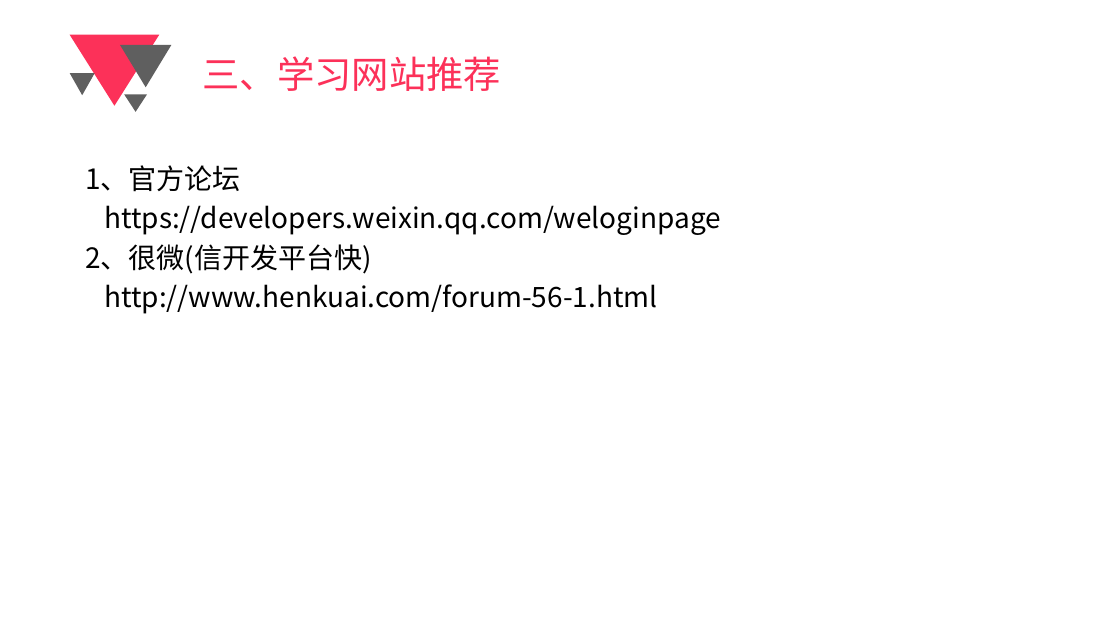
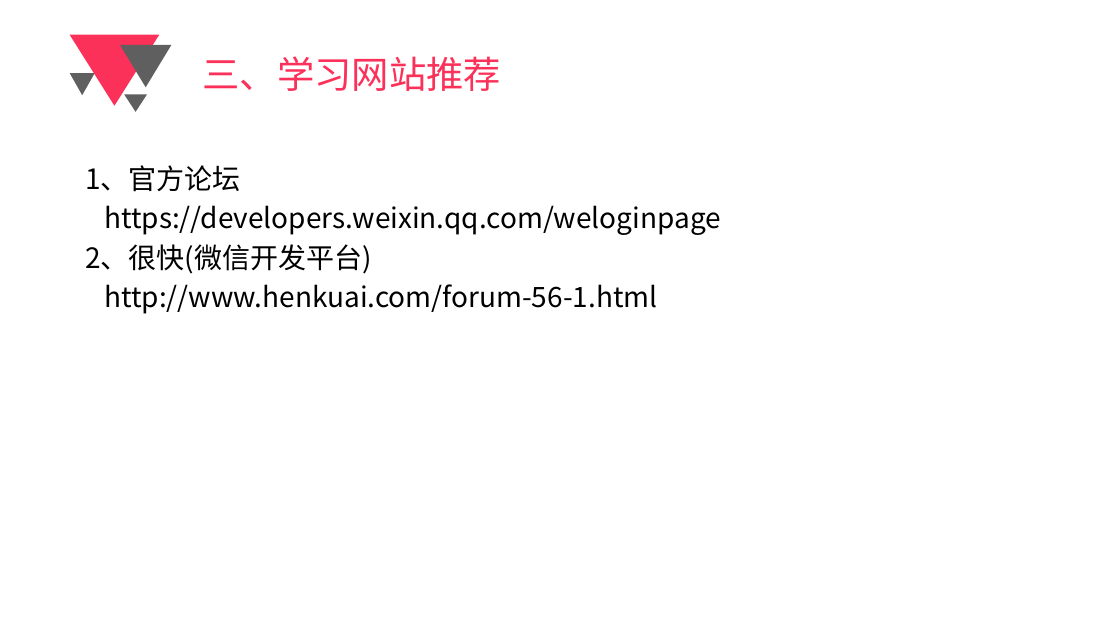
Before and after one commit to ztaintian/wechat, a slide deck: slide 8 of 微信小程序.pptx. Drawn at 1120x630 pixels with LibreOffice and Linux fonts; fonts in the diff are those of the drawing. Boxes give left, top, right and bottom in pixels: in the first picture for what was removed or moved away, otherwise in the second. Text is boxed around its words. In the diff, an @@ line names an element or a change of style, - is before the commit and + after.

```diff
--- a/微信小程序.pptx
+++ b/微信小程序.pptx
@@ text at [85,244,371,274]: text changed @@
-2、很微(信开发平台快)
+2、很快(微信开发平台)
```
Also in this commit, not shown: 3 other files.
